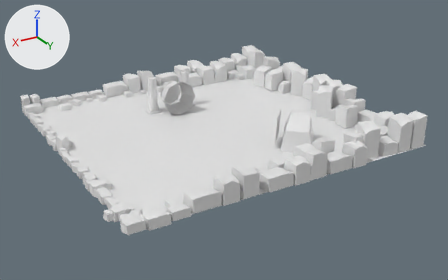
The FBX model stonPortalGame/res/models.FBX as it was, and as the next commit left it.
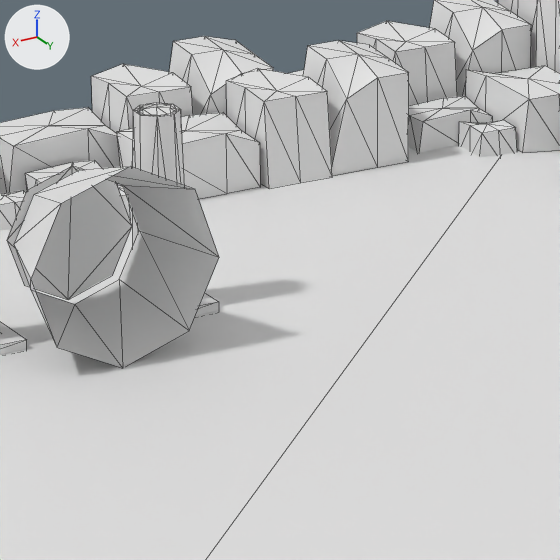
Old and new are each drawn whole from a 50 mm camera at (4.84, 8.56, 3.94) aimed at (-0.08, 0.35, -0.17) and again close up on the part from 35% to 56% of the width and 19% to 53% of the height. The lights are fixed; the arrows at upper left show +X, +Y and +Z. The close-ups show mesh edges as thin lines. Materials are left out; every surface is plain grey. Where no turn or scale is listed for an object, it has been applied to the vertices.

Objects in the first close-up: 'Env', 'portal_1', 'stone'.
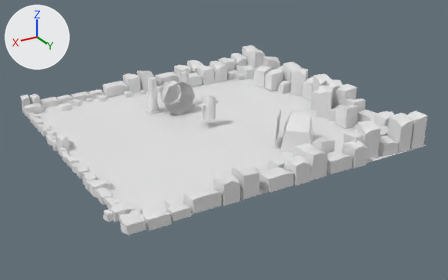
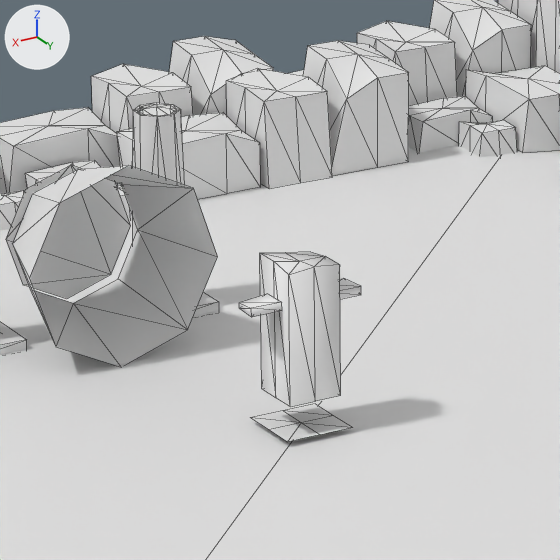
Where the newer file only moved an object's origin or applied its transform, the numbers keep the older frame.

The change, as a diff of the scene's bpy script:
```diff
--- a/stonPortalGame/res/models.FBX.py
+++ b/stonPortalGame/res/models.FBX.py
@@ me_mesh_001 @@
 # used by ob_portal_1; location = (0.197, -1.057, 0.302)
-me_mesh_001.from_pydata(...)  # 24 vertices, 22 faces; spans x -0.309..0.309, y 0.0..0.368, z -0.309..0.309
+me_mesh_001.from_pydata(...)  # 24 vertices, 22 faces; spans x -0.309..0.309, y 0.015..0.383, z -0.309..0.309
+# me_mesh_001 part 1: the loose piece of 16 vertices spanning x -0.309..0.309, y 0.046..0.368, z -0.309..0.309 is moved by (0.0, 0.015, 0.0)
+# me_mesh_001 part 2: the loose piece of 8 vertices spanning x -0.209..0.209, y 0.0, z -0.209..0.209 is rebuilt with 8 vertices and now spans x -0.209..0.209, y 0.015, z -0.209..0.209
@@ me_cube_001 @@
+me_cube_001.from_pydata(...)  # 42 vertices, 52 faces; spans x -0.175..0.177, y -0.107..0.106, z -0.266..0.232
@@ ob_portal_1 @@
 ob_portal_1 = bpy.data.objects.new('portal_1', me_mesh_001)
-ob_portal_1.location = (0.197, -1.057, 0.302)
+ob_portal_1.location = (0.197, -1.082, 0.302)
@@ ob_player @@
+ob_player = bpy.data.objects.new('player', me_cube_001)
+ob_player.location = (0.012, 0.014, 0.283)
```

Changed parts and their boxes (x1, y1, x2, y2) in the close-ups (560 x 560 px; the box of a moved part takes in the faces that stretch with it):
'portal_1', reshaped, moved
    before: (7, 166, 219, 367)
    after: (6, 165, 218, 366)
'player', added
    after: (239, 252, 361, 442)
part 1 of me_mesh_001, moved or reshaped
    before: (14, 166, 219, 367)
    after: (12, 165, 218, 366)
part 2 of me_mesh_001, rebuilt
    before: (7, 166, 132, 299)
    after: (6, 165, 131, 299)
